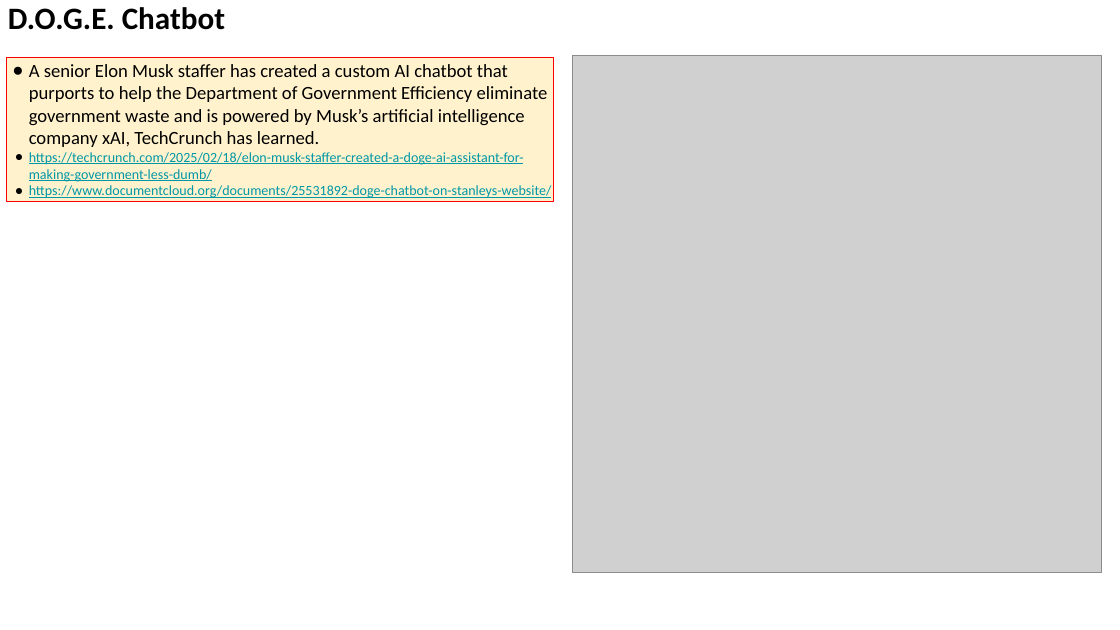
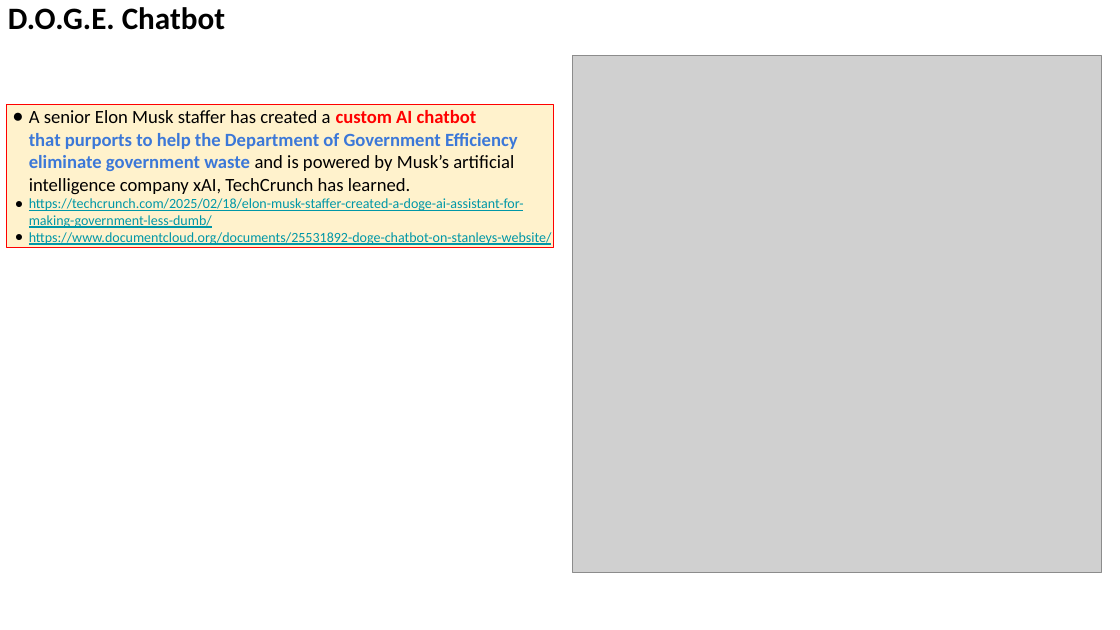
Before and after one commit to lselector/seminar, a slide deck: slide 4 of 2025/2025-02-21-AI-Updates.pptx. Drawn at 1120x630 pixels with LibreOffice and Linux fonts; fonts in the diff are those of the drawing; grey boxes stand for pictures. Boxes give left, top, right and bottom in pixels: in the first picture for what was removed or moved away, otherwise in the second. Text is boxed around its words. In the diff, an @@ line names an element or a change of style, - is before the commit and + after.

```diff
--- a/2025/2025-02-21-AI-Updates.pptx
+++ b/2025/2025-02-21-AI-Updates.pptx
@@ rectangle "A senior Elon Musk staffer ...": place and size @@
-rectangle "A senior Elon Musk staffer ..." at box(7, 57, 554, 200)
+rectangle "A senior Elon Musk staffer ..." at box(7, 104, 554, 248)
@@ text in rectangle at box(29, 110, 518, 194): text colour #000000 to #FF0000 in "custom AI chatbot"; text colour #000000 to #3C78D8 in "that purports to help the Department of ..."; bold on in "custom AI chatbot that purports to help ..." @@
```
Also in this commit, not shown: 7 other slides changed.
